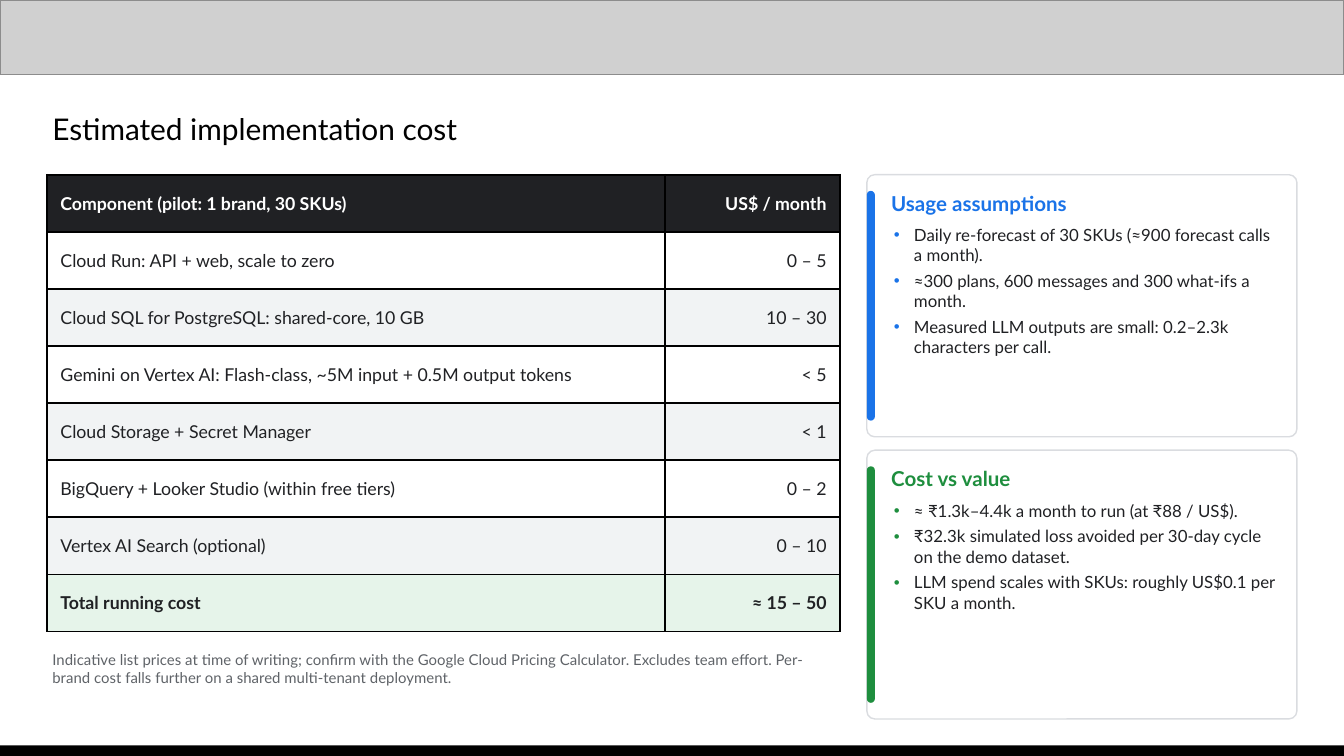
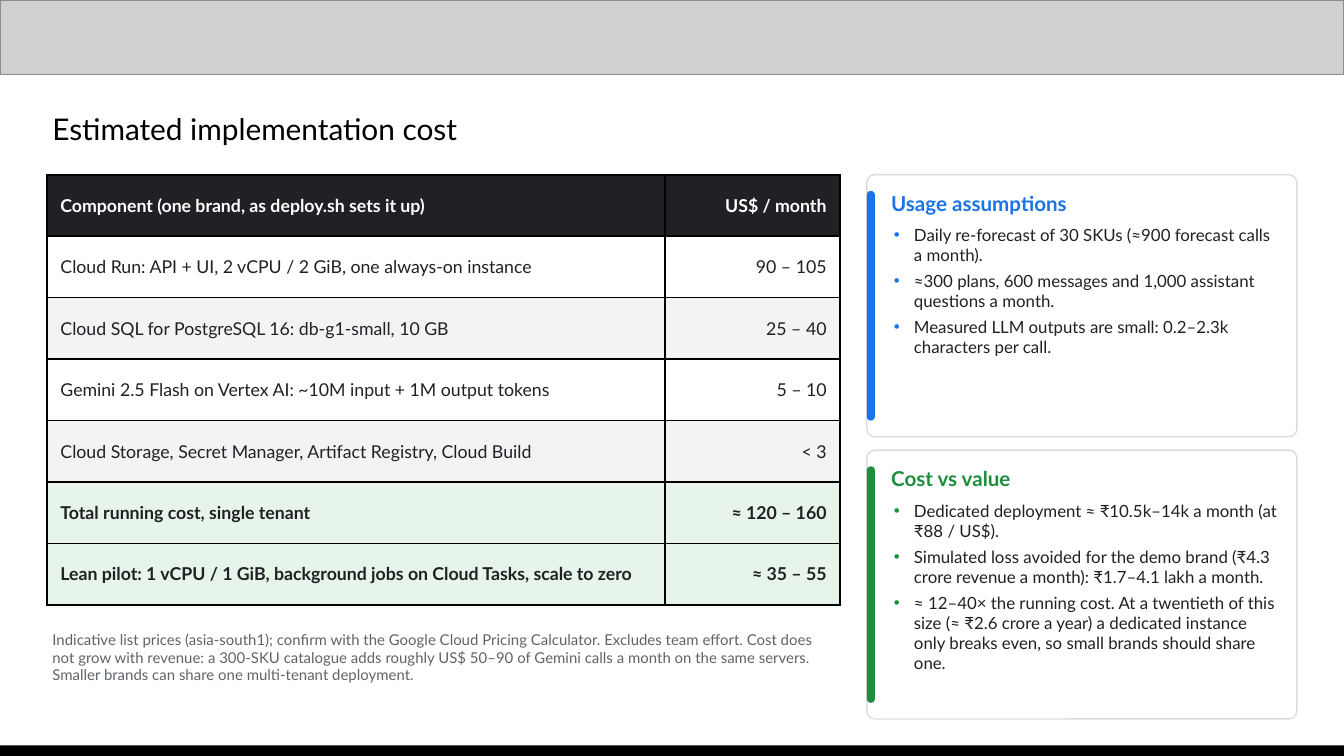
Before and after one commit to Xhahat/inventory-rescue, a slide deck: slide 9 of docs/Inventory_Rescue_AI_Builder_Cup.pptx. Drawn at 1344x756 pixels with LibreOffice and Linux fonts; fonts in the diff are those of the drawing; grey boxes stand for pictures. Boxes give left, top, right and bottom in pixels: in the first picture for what was removed or moved away, otherwise in the second. Text is boxed around its words. In the diff, an @@ line names an element or a change of style, - is before the commit and + after.

Commit message:
Reposition for enterprise brands: 20x demo scale, Rs 10L budget
- Rescale seed volumes/costs, budgets, alerts, assistant prompts and tests
- Fix inclusive end-date extraction (value of signals now 100% captured)
- Re-run backtest, extraction and 10-model comparison; update README
- Rebuild deck with enterprise ROI and model comparison slide

```diff
--- a/docs/Inventory_Rescue_AI_Builder_Cup.pptx
+++ b/docs/Inventory_Rescue_AI_Builder_Cup.pptx
@@ table at <box>47,175,840,605</box> @@
-row 1: Component (pilot: 1 brand, 30 SKUs) | US$ / month
-row 2: Cloud Run: API + web, scale to zero | 0 – 5
-row 3: Cloud SQL for PostgreSQL: shared-core, 10 GB | 10 – 30
-row 4: Gemini on Vertex AI: Flash-class, ~5M input + 0.5M output tokens | < 5
-row 5: Cloud Storage + Secret Manager | < 1
-row 6: BigQuery + Looker Studio (within free tiers) | 0 – 2
-row 7: Vertex AI Search (optional) | 0 – 10
-row 8: Total running cost | ≈ 15 – 50
+row 1: Component (one brand, as deploy.sh sets it up) | US$ / month
+row 2: Cloud Run: API + UI, 2 vCPU / 2 GiB, one always-on instance | 90 – 105
+row 3: Cloud SQL for PostgreSQL 16: db-g1-small, 10 GB | 25 – 40
+row 4: Gemini 2.5 Flash on Vertex AI: ~10M input + 1M output tokens | 5 – 10
+row 5: Cloud Storage, Secret Manager, Artifact Registry, Cloud Build | < 3
+row 6: Total running cost, single tenant | ≈ 120 – 160
+row 7: Lean pilot: 1 vCPU / 1 GiB, background jobs on Cloud Tasks, scale to zero | ≈ 35 – 55
@@ text at <box>914,274,1255,310</box>: text changed @@
-• ≈300 plans, 600 messages and 300 what-ifs a month.
+• ≈300 plans, 600 messages and 1,000 assistant questions a month.
@@ text at <box>914,504,1276,669</box>: text changed @@
-• ≈ ₹1.3k–4.4k a month to run (at ₹88 / US$).
-• ₹32.3k simulated loss avoided per 30-day cycle on the demo dataset.
-• LLM spend scales with SKUs: roughly US$0.1 per SKU a month.
+• Dedicated deployment ≈ ₹10.5k–14k a month (at ₹88 / US$).
+• Simulated loss avoided for the demo brand (₹4.3 crore revenue a month): ₹1.7–4.1 lakh a month.
+• ≈ 12–40× the running cost. At a twentieth of this size (≈ ₹2.6 crore a year) a dedicated instance only breaks even, so small brands should share one.
@@ text at <box>52,634,812,683</box>: text changed @@
-Indicative list prices at time of writing; confirm with the Google Cloud Pricing Calculator. Excludes team effort. Per-brand cost falls further on a shared multi-tenant deployment.
+Indicative list prices (asia-south1); confirm with the Google Cloud Pricing Calculator. Excludes team effort. Cost does not grow with revenue: a 300-SKU catalogue adds roughly US$ 50–90 of Gemini calls a month on the same servers. Smaller brands can share one multi-tenant deployment.
```
Also in this commit, not shown: 12 other slides changed, 1 slide added, 26 other files.
